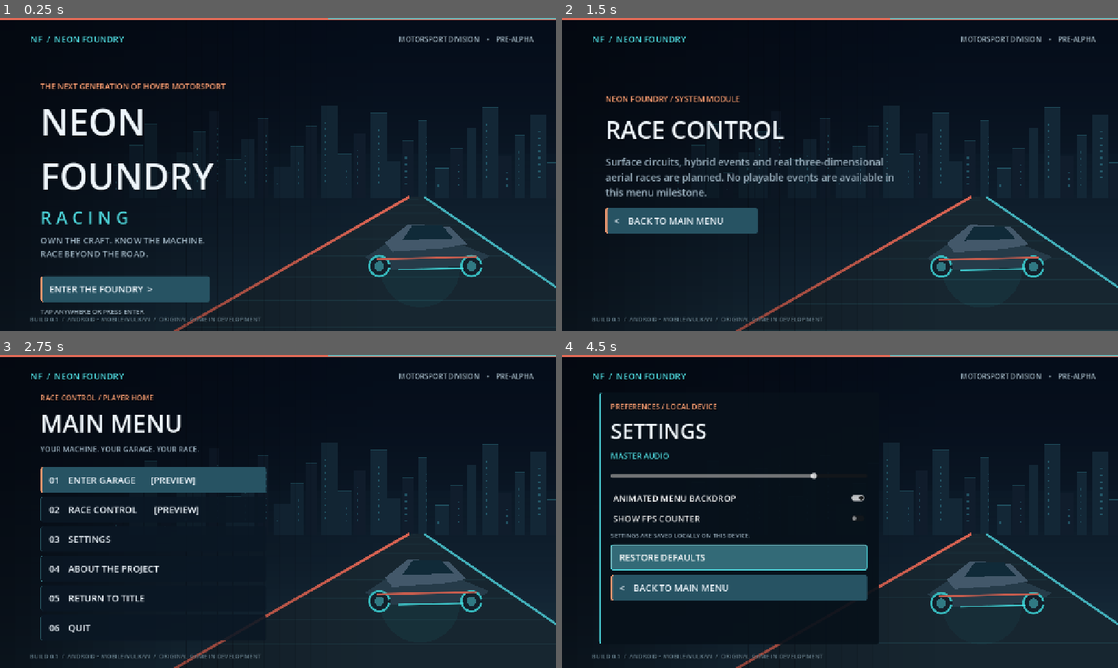
Above: before the commit, frames 1-4 (two rows, left to right).
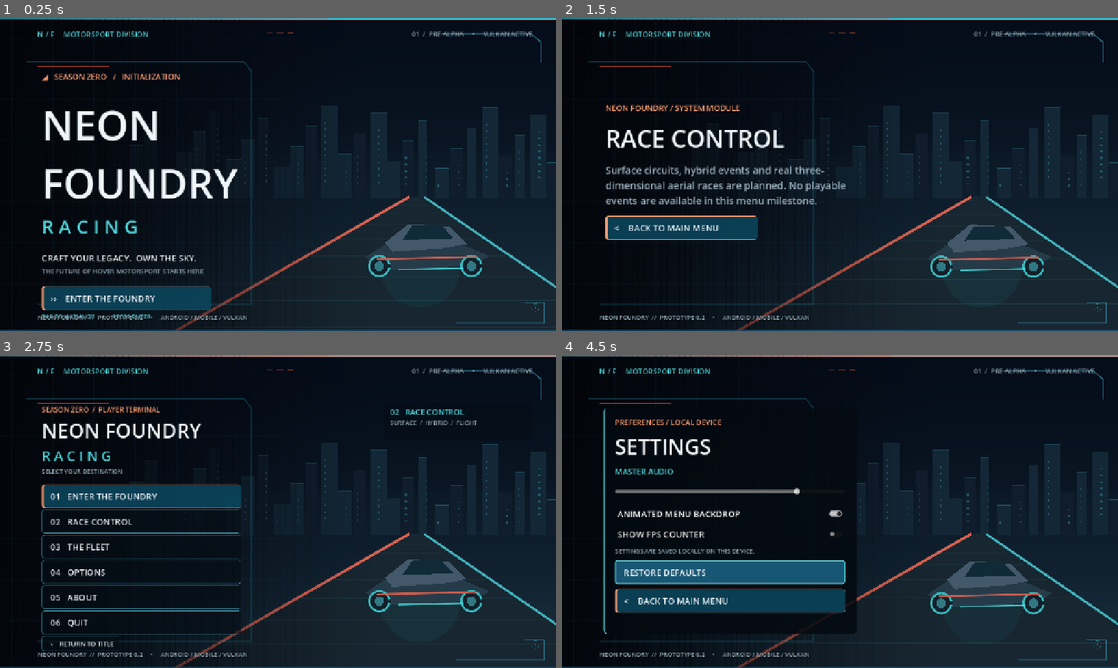
Above: after the commit, the same moments.

Repository: tpylman90-ctrl/NeonFoundry-Racing
Game: Godot game, scene res://scenes/title_menu.tscn
Two runs of this game, one before a commit and one after it. Both use one fixed random seed, a clock stepped at 60 frames per second and the inputs below.
Inputs (mouse positions are in pixels of both pictures, inside the frame that each line leads up to):
- Up to frame 1 (0.25 s): no input
- Up to frame 2 (1.5 s): click (689, 290) at 0.5 s, where only the run before the commit has a clickable "ENTER THE FOUNDRY >"; click (701, 183) at 1.25 s, where only the run after the commit has a clickable "02 RACE CONTROL"
- Up to frame 3 (2.75 s): click "< BACK TO MAIN MENU" at 2 s
- Up to frame 4 (4.5 s): click "03 SETTINGS" (after the commit: "04 OPTIONS") at 2.75 s; click "SHOW FPS COUNTER" at 3.5 s; click "RESTORE DEFAULTS" at 4.25 s

The runs differ from the first frame. In frame 1, 12% of the frame differs, in the area x 0-100%, y 0-100%; in frame 2, 11%; in frame 3, 13%; in frame 4, 16%.

Commit message:
feat(menu): cinematic Blender hero background, racing typography, premium glass navigation and contextual telemetry

Diff:
--- a/game/scripts/title_menu.gd
+++ b/game/scripts/title_menu.gd
@@ -5,6 +5,8 @@
 signal page_changed(next_page: String)
 
 const BackdropScript = preload("res://scripts/menu_backdrop.gd")
+const ChromeScript = preload("res://scripts/menu_chrome.gd")
+const MENU_ART: String = "res://assets/menu/launch_scene.png"
 const SETTINGS_FILE: String = "user://neon_foundry_settings.cfg"
 const CYAN: Color = Color("4dd5db")
 const AMBER: Color = Color("f69b70")
@@ -16,6 +18,9 @@
 var _menu_motion: bool = true
 var _show_fps: bool = false
 var _backdrop: Control
+var _chrome: Control
+var _preview_title: Label
+var _preview_detail: Label
 var _title_page: Control
 var _menu_page: Control
 var _detail_page: Control
@@ -36,38 +41,61 @@
 		_capture_screen("NeonFoundry-Title.png", "title")
 	elif "--capture-menu" in OS.get_cmdline_user_args():
 		_capture_screen("NeonFoundry-MainMenu.png", "menu")
+	elif "--capture-settings" in OS.get_cmdline_user_args():
+		_capture_screen("NeonFoundry-Settings.png", "settings")
 
 func _process(_delta: float) -> void:
 	if _fps_label != null and _fps_label.visible:
 		_fps_label.text = "FPS  %d" % Engine.get_frames_per_second()
 
 func _build_interface() -> void:
+	# The expensive scene is generated and lit in Blender at build-time.
+	# Mobile/Vulkan only composites the finished background and lightweight HUD.
 	_backdrop = Control.new()
-	_backdrop.name = "ProceduralBackdrop"
+	_backdrop.name = "ProceduralFallback"
 	_backdrop.set_script(BackdropScript)
 	_backdrop.set_anchors_and_offsets_preset(Control.PRESET_FULL_RECT)
 	add_child(_backdrop)
 
-	var top_brand: Label = _label("NF  /  NEON FOUNDRY", 20, CYAN, true)
-	top_brand.anchor_left = 0.055
-	top_brand.anchor_top = 0.047
-	top_brand.anchor_right = 0.44
-	top_brand.anchor_bottom = 0.10
+	if ResourceLoader.exists(MENU_ART):
+		var hero_image := TextureRect.new()
+		hero_image.name = "BlenderCinematicBackdrop"
+		hero_image.texture = load(MENU_ART)
+		hero_image.expand_mode = TextureRect.EXPAND_IGNORE_SIZE
+		hero_image.stretch_mode = TextureRect.STRETCH_KEEP_ASPECT_COVERED
+		hero_image.mouse_filter = Control.MOUSE_FILTER_IGNORE
+		hero_image.set_anchors_and_offsets_preset(Control.PRESET_FULL_RECT)
+		add_child(hero_image)
+		print("NEON_FOUNDRY_BLENDER_BACKDROP_READY")
+	else:
+		push_warning("Blender menu scene not generated; use tools/build_menu_hero.py to create it.")
+
+	_chrome = Control.new()
+	_chrome.name = "NeonTelemetryChrome"
+	_chrome.set_script(ChromeScript)
+	_chrome.set_anchors_and_offsets_preset(Control.PRESET_FULL_RECT)
+	add_child(_chrome)
+
+	var top_brand: Label = _label("N / F     MOTORSPORT DIVISION", 17, CYAN, true)
+	top_brand.anchor_left = 0.067
+	top_brand.anchor_top = 0.035
+	top_brand.anchor_right = 0.48
+	top_brand.anchor_bottom = 0.091
 	add_child(top_brand)
 
-	var version: Label = _label("MOTORSPORT DIVISION    •    PRE-ALPHA", 16, MUTED, true)
-	version.anchor_left = 0.55
-	version.anchor_right = 0.96
-	version.anchor_top = 0.052
-	version.anchor_bottom = 0.11
+	var version: Label = _label("01  /  PRE-ALPHA     •     VULKAN ACTIVE", 15, MUTED, true)
+	version.anchor_left = 0.57
+	version.anchor_right = 0.958
+	version.anchor_top = 0.035
+	version.anchor_bottom = 0.088
 	version.horizontal_alignment = HORIZONTAL_ALIGNMENT_RIGHT
 	add_child(version)
 
-	_fps_label = _label("FPS  --", 16, CYAN, true)
-	_fps_label.anchor_left = 0.80
-	_fps_label.anchor_right = 0.97
-	_fps_label.anchor_top = 0.12
-	_fps_label.anchor_bottom = 0.16
+	_fps_label = _label("FPS --", 16, CYAN, true)
+	_fps_label.anchor_left = 0.83
+	_fps_label.anchor_right = 0.965
+	_fps_label.anchor_top = 0.088
+	_fps_label.anchor_bottom = 0.13
 	_fps_label.horizontal_alignment = HORIZONTAL_ALIGNMENT_RIGHT
 	add_child(_fps_label)
 
@@ -95,15 +123,15 @@
 	add_child(_settings_page)
 	_build_settings()
 
-	var footer: Label = _label("BUILD 0.1  /  ANDROID • MOBILE/VULKAN  /  ORIGINAL GAME IN DEVELOPMENT", 14, Color("698391"), true)
-	footer.anchor_left = 0.054
-	footer.anchor_right = 0.95
-	footer.anchor_top = 0.948
-	footer.anchor_bottom = 0.99
+	var footer: Label = _label("NEON FOUNDRY  //  PROTOTYPE 0.2     •     ANDROID / MOBILE / VULKAN", 14, Color("98b1bd"), true)
+	footer.anchor_left = 0.068
+	footer.anchor_right = 0.89
+	footer.anchor_top = 0.943
+	footer.anchor_bottom = 0.975
 	add_child(footer)
 
 func _build_title() -> void:
-	var anywhere: Button = Button.new()
+	var anywhere := Button.new()
 	anywhere.name = "TapAnywhere"
 	anywhere.flat = true
 	anywhere.focus_mode = Control.FOCUS_NONE
@@ -111,53 +139,140 @@
 	anywhere.pressed.connect(show_main_menu)
 	_title_page.add_child(anywhere)
 
-	var column: VBoxContainer = _column(0.073, 0.20, 0.68, 0.83, 11)
-	_title_page.add_child(column)
-	column.add_child(_label("THE NEXT GENERATION OF HOVER MOTORSPORT", 18, AMBER, true))
-	column.add_child(_label("NEON", 83, PALE, true))
-	column.add_child(_label("FOUNDRY", 83, PALE, true))
-	column.add_child(_label("R A C I N G", 40, CYAN, true))
-	column.add_child(_label("OWN THE CRAFT. KNOW THE MACHINE.\nRACE BEYOND THE ROAD.", 20, MUTED))
+	var col := _column(0.075, 0.17, 0.59, 0.84, 5)
+	_title_page.add_child(col)
+	col.add_child(_label("◢   SEASON ZERO   /   INITIALIZATION", 18, AMBER, true))
+	var gap := Control.new()
+	gap.custom_minimum_size.y = 22.0
+	col.add_child(gap)
+	col.add_child(_label("NEON", 94, PALE, true))
+	col.add_child(_label("FOUNDRY", 94, PALE, true))
+	col.add_child(_label("R A C I N G", 44, CYAN, true))
 	var spacer := Control.new()
-	spacer.custom_minimum_size.y = 16.0
-	column.add_child(spacer)
-	var play: Button = _button("ENTER THE FOUNDRY  >", true)
-	play.custom_minimum_size.x = 390.0
-	play.size_flags_horizontal = Control.SIZE_SHRINK_BEGIN
-	play.pressed.connect(show_main_menu)
-	column.add_child(play)
-	column.add_child(_label("TAP ANYWHERE OR PRESS ENTER", 15, MUTED, true))
+	spacer.custom_minimum_size.y = 19.0
+	col.add_child(spacer)
+	col.add_child(_label("CRAFT YOUR LEGACY.  OWN THE SKY.", 20, PALE, true))
+	col.add_child(_label("THE FUTURE OF HOVER MOTORSPORT STARTS HERE", 15, MUTED))
+	var spacer2 := Control.new()
+	spacer2.custom_minimum_size.y = 14
+	col.add_child(spacer2)
+	var enter: Button = _button("››    ENTER THE FOUNDRY", true)
+	enter.custom_minimum_size.x = 390
+	enter.size_flags_horizontal = Control.SIZE_SHRINK_BEGIN
+	enter.pressed.connect(show_main_menu)
+	col.add_child(enter)
+	col.add_child(_label("TAP TO INITIALIZE     /     PRESS ENTER", 14, CYAN, true))
 
 func _build_menu() -> void:
-	var column: VBoxContainer = _column(0.073, 0.12, 0.48, 0.93, 9)
-	_menu_page.add_child(column)
-	column.add_child(_label("RACE CONTROL / PLAYER HOME", 17, AMBER, true))
-	column.add_child(_label("MAIN MENU", 55, PALE, true))
-	column.add_child(_label("YOUR MACHINE. YOUR GARAGE. YOUR RACE.", 17, MUTED))
-	var gap := Control.new()
-	gap.custom_minimum_size.y = 12.0
-	column.add_child(gap)
-	var garage: Button = _button("01    ENTER GARAGE       [PREVIEW]", true)
-	garage.pressed.connect(func() -> void: _open_section("garage"))
-	column.add_child(garage)
-	var races: Button = _button("02    RACE CONTROL        [PREVIEW]")
+	var col := _column(0.075, 0.158, 0.434, 0.916, 4)
+	_menu_page.add_child(col)
+	col.add_child(_label("SEASON ZERO  /  PLAYER TERMINAL", 16, AMBER, true))
+	col.add_child(_label("NEON FOUNDRY", 46, PALE, true))
+	col.add_child(_label("R A C I N G", 32, CYAN, true))
+	col.add_child(_label("SELECT YOUR DESTINATION", 14, MUTED, true))
+	var spacer := Control.new()
+	spacer.custom_minimum_size.y = 12
+	col.add_child(spacer)
+
+	var enter: Button = _button("01   ENTER THE FOUNDRY", true)
+	enter.custom_minimum_size.y = 54
+	enter.pressed.connect(func() -> void: _open_section("garage"))
+	enter.mouse_entered.connect(func() -> void: _set_menu_preview("garage"))
+	enter.focus_entered.connect(func() -> void: _set_menu_preview("garage"))
+	col.add_child(enter)
+
+	var races: Button = _button("02   RACE CONTROL")
+	races.custom_minimum_size.y = 54
 	races.pressed.connect(func() -> void: _open_section("races"))
-	column.add_child(races)
-	var settings: Button = _button("03    SETTINGS")
-	settings.pressed.connect(open_settings)
-	column.add_child(settings)
-	var about: Button = _button("04    ABOUT THE PROJECT")
+	races.mouse_entered.connect(func() -> void: _set_menu_preview("races"))
+	races.focus_entered.connect(func() -> void: _set_menu_preview("races"))
+	col.add_child(races)
+
+	var fleet: Button = _button("03   THE FLEET")
+	fleet.custom_minimum_size.y = 54
+	fleet.pressed.connect(func() -> void: _open_section("fleet"))
+	fleet.mouse_entered.connect(func() -> void: _set_menu_preview("fleet"))
+	fleet.focus_entered.connect(func() -> void: _set_menu_preview("fleet"))
+	col.add_child(fleet)
+
+	var options: Button = _button("04   OPTIONS")
+	options.custom_minimum_size.y = 54
+	options.pressed.connect(open_settings)
+	options.mouse_entered.connect(func() -> void: _set_menu_preview("settings"))
+	options.focus_entered.connect(func() -> void: _set_menu_preview("settings"))
+	col.add_child(options)
+
+	var about: Button = _button("05   ABOUT")
+	about.custom_minimum_size.y = 54
 	about.pressed.connect(func() -> void: _open_section("about"))
-	column.add_child(about)
-	var title: Button = _button("05    RETURN TO TITLE")
+	about.mouse_entered.connect(func() -> void: _set_menu_preview("about"))
+	about.focus_entered.connect(func() -> void: _set_menu_preview("about"))
+	col.add_child(about)
+
+	var quit: Button = _button("06   QUIT")
+	quit.custom_minimum_size.y = 54
+	quit.pressed.connect(func() -> void: get_tree().quit())
+	quit.mouse_entered.connect(func() -> void: _set_menu_preview("quit"))
+	quit.focus_entered.connect(func() -> void: _set_menu_preview("quit"))
+	col.add_child(quit)
+
+	var title: Button = _button("‹    RETURN TO TITLE")
+	title.custom_minimum_size.y = 36
+	title.add_theme_font_size_override("font_size", 15)
+	title.size_flags_horizontal = Control.SIZE_SHRINK_BEGIN
 	title.pressed.connect(show_title)
-	column.add_child(title)
-	var quit: Button = _button("06    QUIT")
-	quit.pressed.connect(func() -> void: get_tree().quit())
-	column.add_child(quit)
+	col.add_child(title)
+
+	# Contextual diagnostics along the top edge. The hero craft stays visible.
+	var card := PanelContainer.new()
+	card.name = "SelectionTelemetry"
+	card.anchor_left = 0.691
+	card.anchor_right = 0.957
+	card.anchor_top = 0.151
+	card.anchor_bottom = 0.272
+	var style := StyleBoxFlat.new()
+	style.bg_color = Color(0.02, 0.055, 0.085, 0.61)
+	style.border_width_top = 1
+	style.border_color = CYAN.darkened(0.23)
+	style.content_margin_left = 14
+	style.content_margin_top = 9
+	style.content_margin_bottom = 8
+	card.add_theme_stylebox_override("panel", style)
+	_menu_page.add_child(card)
+	var info := VBoxContainer.new()
+	info.add_theme_constant_override("separation", 2)
+	card.add_child(info)
+	_preview_title = _label("01   ENTER THE FOUNDRY", 18, CYAN, true)
+	info.add_child(_preview_title)
+	_preview_detail = _label("GARAGE ACCESS / IN DEVELOPMENT", 14, MUTED, true)
+	info.add_child(_preview_detail)
+	_set_menu_preview("garage")
+
+func _set_menu_preview(section: String) -> void:
+	if _preview_title == null or _preview_detail == null:
+		return
+	match section:
+		"garage":
+			_preview_title.text = "01   ENTER THE FOUNDRY"
+			_preview_detail.text = "INSPECT  /  UPGRADE  /  PREPARE"
+		"races":
+			_preview_title.text = "02   RACE CONTROL"
+			_preview_detail.text = "SURFACE  /  HYBRID  /  FLIGHT"
+		"fleet":
+			_preview_title.text = "03   THE FLEET"
+			_preview_detail.text = "COLLECT  /  CUSTOMIZE  /  SELECT"
+		"settings":
+			_preview_title.text = "04   OPTIONS"
+			_preview_detail.text = "AUDIO  /  MOTION  /  DISPLAY"
+		"about":
+			_preview_title.text = "05   ABOUT"
+			_preview_detail.text = "ORIGINAL HOVER MOTORSPORT"
+		"quit":
+			_preview_title.text = "06   QUIT"
+			_preview_detail.text = "RETURN TO DEVICE"
 
 func _build_detail() -> void:
-	var col: VBoxContainer = _column(0.078, 0.24, 0.61, 0.84, 20)
+	var col: VBoxContainer = _column(0.078, 0.27, 0.56, 0.83, 19)
 	_detail_page.add_child(col)
 	col.add_child(_label("NEON FOUNDRY / SYSTEM MODULE", 18, AMBER, true))
 	_detail_title = _label("COMING SOON", 55, PALE, true)
@@ -174,10 +289,10 @@
 func _build_settings() -> void:
 	var panel := PanelContainer.new()
 	panel.name = "SettingsPanel"
-	panel.anchor_left = 0.067
-	panel.anchor_top = 0.12
-	panel.anchor_right = 0.57
-	panel.anchor_bottom = 0.925
+	panel.anchor_left = 0.075
+	panel.anchor_top = 0.17
+	panel.anchor_right = 0.53
+	panel.anchor_bottom = 0.89
 	panel.add_theme_stylebox_override("panel", _panel_style())
 	_settings_page.add_child(panel)
 	var col := VBoxContainer.new()
@@ -241,10 +356,10 @@
 func _button(value: String, primary: bool = false) -> Button:
 	var b := Button.new()
 	b.text = value
-	b.custom_minimum_size.y = 59.0
+	b.custom_minimum_size.y = 55.0
 	b.alignment = HORIZONTAL_ALIGNMENT_LEFT
 	b.mouse_default_cursor_shape = Control.CURSOR_POINTING_HAND
-	b.add_theme_font_size_override("font_size", 21)
+	b.add_theme_font_size_override("font_size", 20)
 	b.add_theme_color_override("font_color", PALE)
 	b.add_theme_color_override("font_hover_color", Color.WHITE)
 	b.add_theme_color_override("font_pressed_color", Color.WHITE)
@@ -256,14 +371,16 @@
 
 func _button_style(primary: bool, hovered: bool) -> StyleBoxFlat:
 	var sb := StyleBoxFlat.new()
-	sb.bg_color = Color("275363") if primary else Color(0.04, 0.09, 0.14, 0.88)
+	sb.bg_color = Color(0.045, 0.27, 0.36, 0.88) if primary else Color(0.018, 0.052, 0.082, 0.60)
 	if hovered:
-		sb.bg_color = Color("336a77")
+		sb.bg_color = Color(0.10, 0.36, 0.48, 0.94)
 	sb.set_corner_radius_all(5)
 	sb.content_margin_left = 20
 	sb.content_margin_right = 12
-	sb.border_width_left = 4 if primary else 2
-	sb.border_color = AMBER if primary else Color("3b7d8a")
+	sb.border_width_left = 5 if primary else 2
+	sb.border_width_top = 1
+	sb.border_width_bottom = 1
+	sb.border_color = AMBER if primary else Color("35899b")
 	return sb
 
 func _focus_style() -> StyleBoxFlat:
@@ -276,7 +393,7 @@
 
 func _panel_style() -> StyleBoxFlat:
 	var sb := StyleBoxFlat.new()
-	sb.bg_color = Color(0.027, 0.066, 0.102, 0.93)
+	sb.bg_color = Color(0.013, 0.038, 0.064, 0.87)
 	sb.border_width_left = 3
 	sb.border_color = CYAN
 	sb.set_corner_radius_all(6)
@@ -308,6 +425,9 @@
 		"garage":
 			_detail_title.text = "THE FOUNDRY GARAGE"
 			_detail_subtitle.text = "The garage will let you walk between your owned craft, inspect bodywork and cockpits, and configure upgrades. This module has not been built yet."
+		"fleet":
+			_detail_title.text = "THE FLEET"
+			_detail_subtitle.text = "Owned, earned and purchased craft will be displayed here when the fleet and progression systems are built. This is a preview, not a finished vehicle catalog."
 		"races":
 			_detail_title.text = "RACE CONTROL"
 			_detail_subtitle.text = "Surface circuits, hybrid events and real three-dimensional aerial races are planned. No playable events are available in this menu milestone."
@@ -349,6 +469,8 @@
 		AudioServer.set_bus_volume_db(0, linear_to_db(maxf(_master_volume, 0.001)))
 	if _backdrop != null:
 		_backdrop.set("motion_enabled", _menu_motion)
+	if _chrome != null:
+		_chrome.set("motion_enabled", _menu_motion)
 	if _fps_label != null:
 		_fps_label.visible = _show_fps
 
